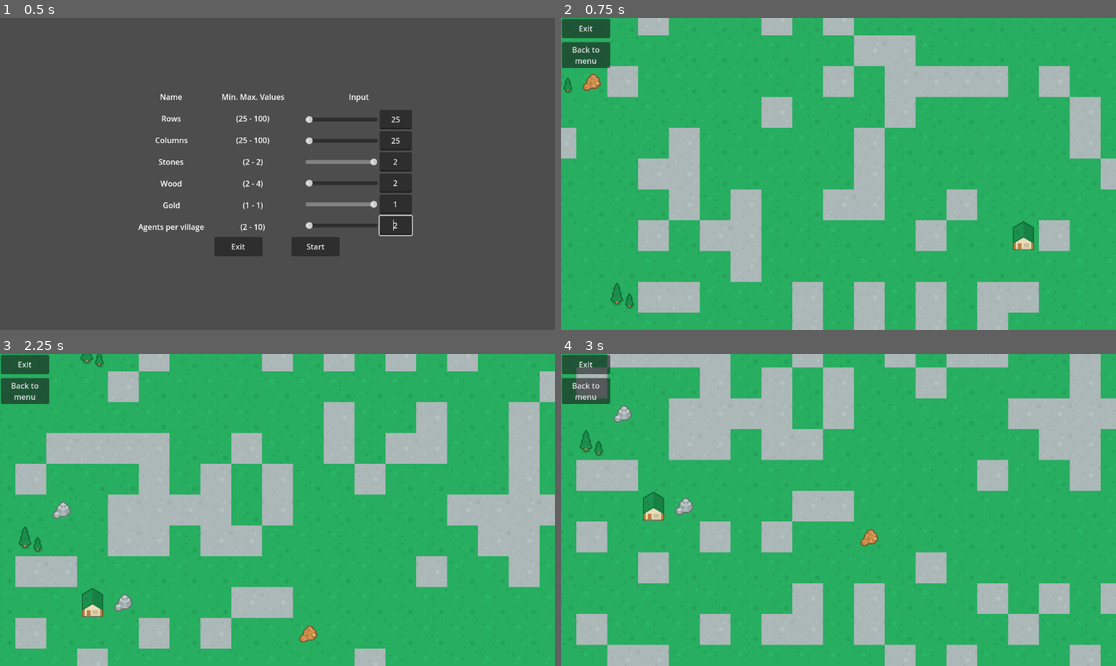
Above: before the commit, frames 1-4 (two rows, left to right).
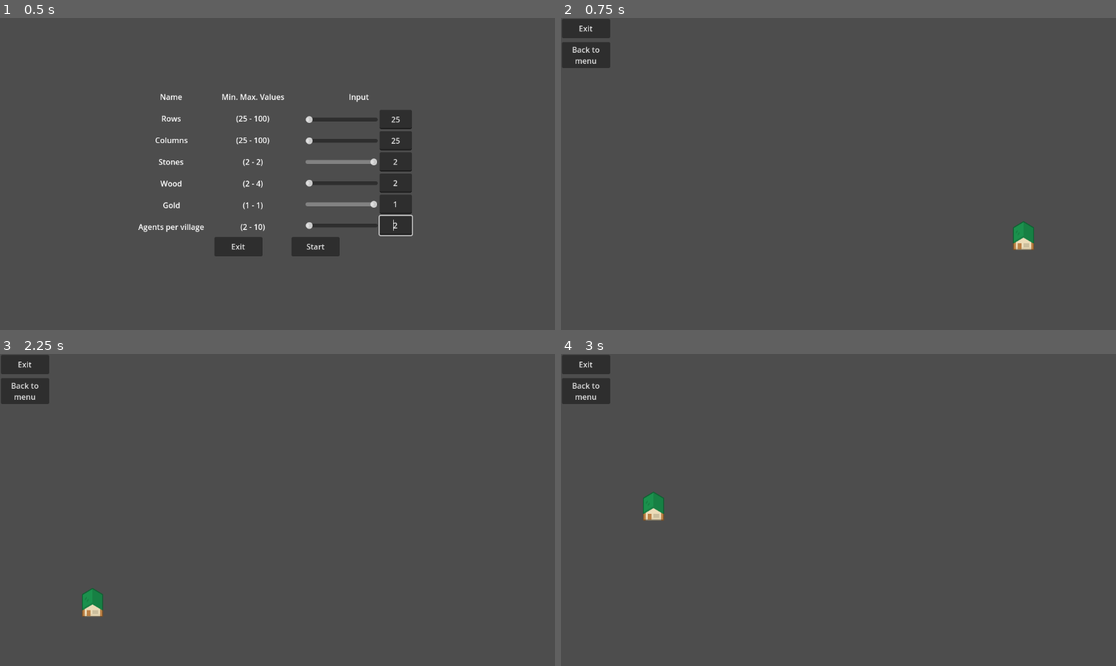
Above: after the commit, the same moments.

Repository: ApostolisSiampanis/intelligent-agents
Game: Godot game, scene res://scenes/input_screen.tscn
Two runs of this game, one before a commit and one after it. Both use one fixed random seed, a clock stepped at 60 frames per second and the inputs below.
Inputs (mouse positions are in pixels of both pictures, inside the frame that each line leads up to):
- Up to frame 1 (0.5 s): no input
- Up to frame 2 (0.75 s): click "Start" at 0.5 s
- Up to frame 3 (2.25 s): click "Back to menu" at 1.25 s; click "Start" at 2 s
- Up to frame 4 (3 s): tap Enter at 2.75 s; move the mouse to (960, 494) at 2.77 s; hold S (camera_move_down) from 2.78 s (still down)

Frame 1 is identical in both runs. In frame 2, 100% of the frame differs, in the area x 0-100%, y 0-100%; in frame 3, 100%; in frame 4, 100%.
Error before the commit: Attempt to call function 'local_to_map' in base 'null instance' on a null instance. (res://scripts/agent.gd:56)
Error after the commit: Invalid call. Nonexistent function 'set_tile_map' in base 'CharacterBody2D (agent.gd)'. (res://scripts/map_generator.gd:86)

Commit message:
Update agent.gd
- Update tile_map and timer variables.
- Rename other references of 'amount' word with 'quantity'.
- Remove setter function set_tile_map.

Diff:
--- a/scripts/agent.gd
+++ b/scripts/agent.gd
@@ -1,11 +1,12 @@
 extends CharacterBody2D
 
-@onready var tile_map = %TileMap
-@onready var timer = %Timer
+
 @onready var label = $Label
 
 const SPEED: int = 500
 
+var timer: Timer
+var tile_map: TileMap
 var energy := MAX_ENERGY_LEVEL
 const MAX_ENERGY_LEVEL := 100
 const SPAWN_REFILL_ENERGY_THRESHOLD := MAX_ENERGY_LEVEL / 2
@@ -16,15 +17,15 @@
 var current_goal_type := "stone"
 
 # TODO: Replace with genetic algorithm's data
-var carrying_resource_amount = 5
+var carrying_resource_quantity = 5
 
 class CarryingResource:
 	var type: String
-	var amount: int
-
-	func _init(type, amount):
+	var quantity: int
+
+	func _init(type, quantity):
 		self.type = type
-		self.amount = amount
+		self.quantity = quantity
 
 var current_carrying_resource: CarryingResource
 
@@ -210,7 +211,7 @@
 			change_goal(spawn_tile_type)
 		else:
 			if current_carrying_resource:
-				print("Leave behind: " + str(current_carrying_resource.amount) + " " + str(current_carrying_resource.type))
+				print("Leave behind: " + str(current_carrying_resource.quantity) + " " + str(current_carrying_resource.type))
 				current_carrying_resource = null
 			change_goal("stone")
 		return
@@ -268,9 +269,6 @@
 func has_valuable_tile(resource_tile_pos, resource_type):
 	if !valuable_tile_point_ids.has(resource_type): return false
 	return valuable_tile_point_ids[resource_type].keys().has(get_point_id(resource_tile_pos))
-
-func set_tile_map(tile_map: TileMap):
-	self.tile_map = tile_map
 
 func _on_timer_timeout():
 	if current_state == State.REFILLING:
@@ -326,7 +324,7 @@
 	for i in range(valuable_tile_point_ids[tile_goal_type].size()):
 		point_id = dict_keys[i]
 		is_available = saved_tiles[point_id]
-		# If the tile is not available then skip. Not available means there is no amount left on that resource
+		# If the tile is not available then skip. Not available means there is no quantity left on that resource
 		if !is_available: continue
 		steps = astar.get_id_path(get_point_id(current_tile_pos), point_id).size()
 		if closest_tile_point == null:
@@ -342,13 +340,13 @@
 
 func on_resource_interact(resource):
 	if current_goal_type == resource.type && current_carrying_resource == null:
-		var loot_amount = resource.loot(carrying_resource_amount)
+		var loot_quantity = resource.loot(carrying_resource_quantity)
 		var current_tile_pos = tile_map.local_to_map(position)
 
-		if resource.current_amount == 0:
+		if resource.current_quantity == 0:
 			update_valuable_tiles(current_tile_pos, resource.type, false)
 		elif !has_valuable_tile(current_tile_pos, resource.type):
 			update_valuable_tiles(current_tile_pos, resource.type, true)
 
-		if loot_amount > 0:
-			current_carrying_resource = CarryingResource.new(resource.type, loot_amount)
+		if loot_quantity > 0:
+			current_carrying_resource = CarryingResource.new(resource.type, loot_quantity)
